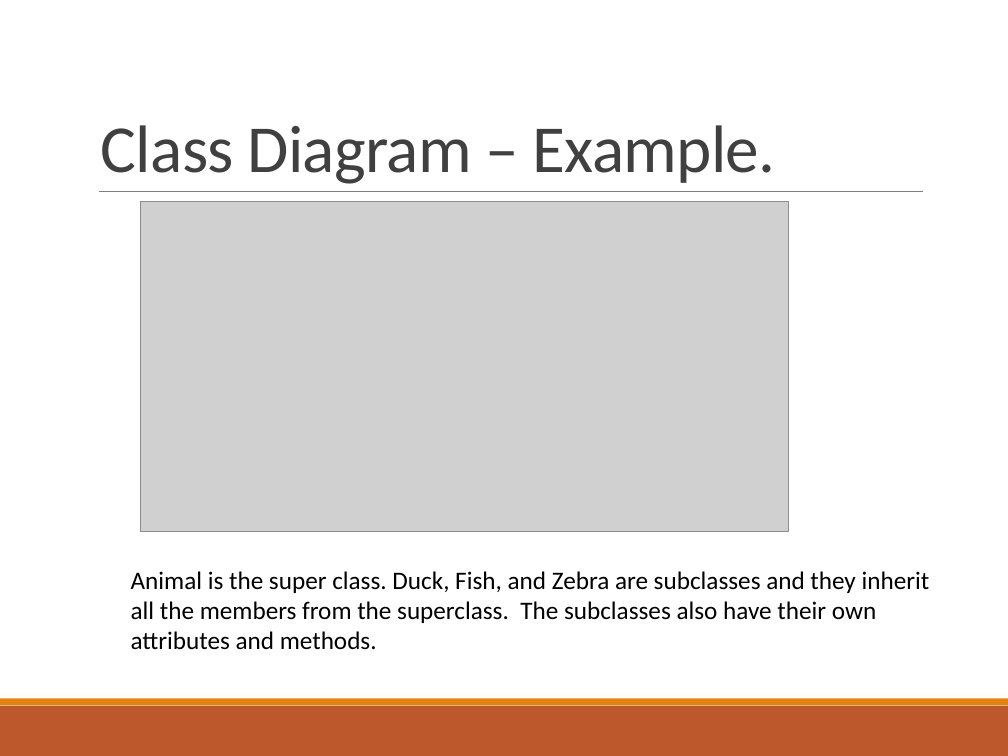
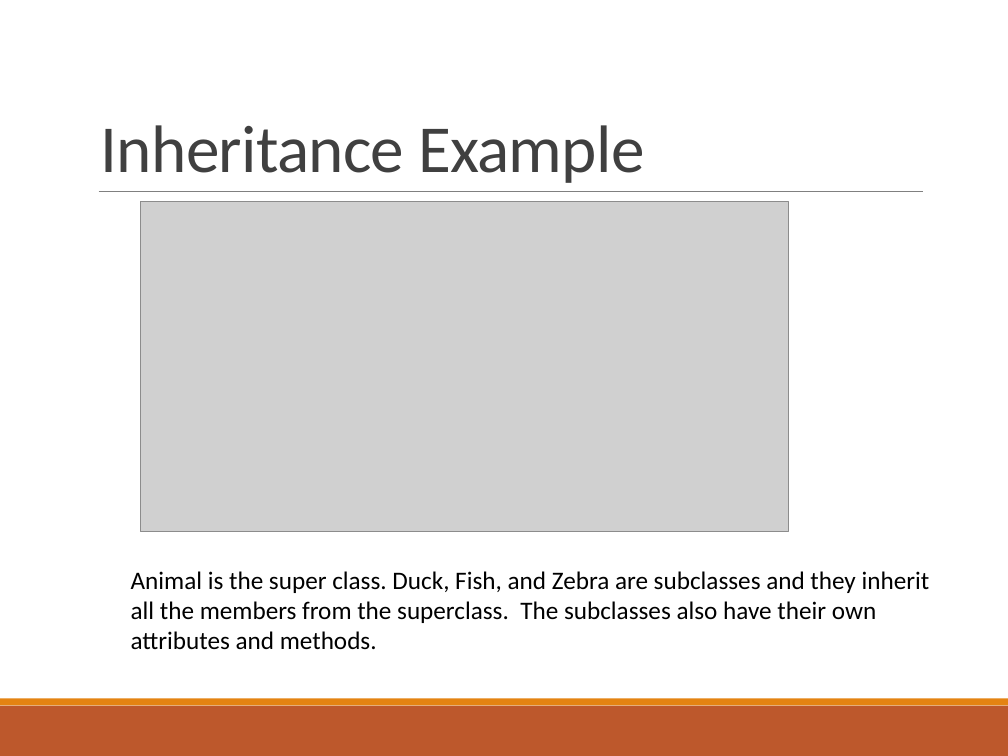
Before and after one commit to deeperj/dillinger, a slide deck: slide 12 of thesis/ukapp2/wqu_isc/sofware_design/Lesson 3 - Java.pptx (slide 8 before the commit). Drawn at 1008x756 pixels with LibreOffice and Linux fonts; fonts in the diff are those of the drawing; grey boxes stand for pictures. Boxes give left, top, right and bottom in pixels: in the first picture for what was removed or moved away, otherwise in the second. Text is boxed around its words. In the diff, an @@ line names an element or a change of style, - is before the commit and + after.

```diff
--- a/thesis/ukapp2/wqu_isc/sofware_design/Lesson 3 - Java.pptx
+++ b/thesis/ukapp2/wqu_isc/sofware_design/Lesson 3 - Java.pptx
@@ title at (x1=101, y1=125, x2=644, y2=183): text changed @@
-Class Diagram – Example.
+Inheritance Example
```
Also in this commit, not shown: 6 slides added, 5 other files.
